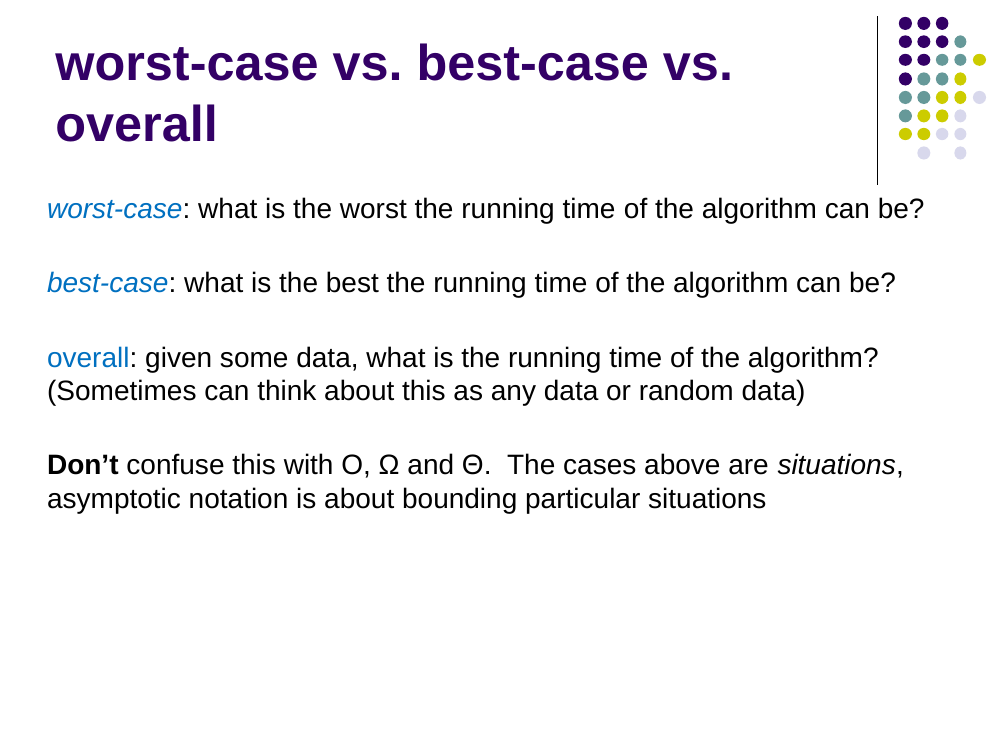
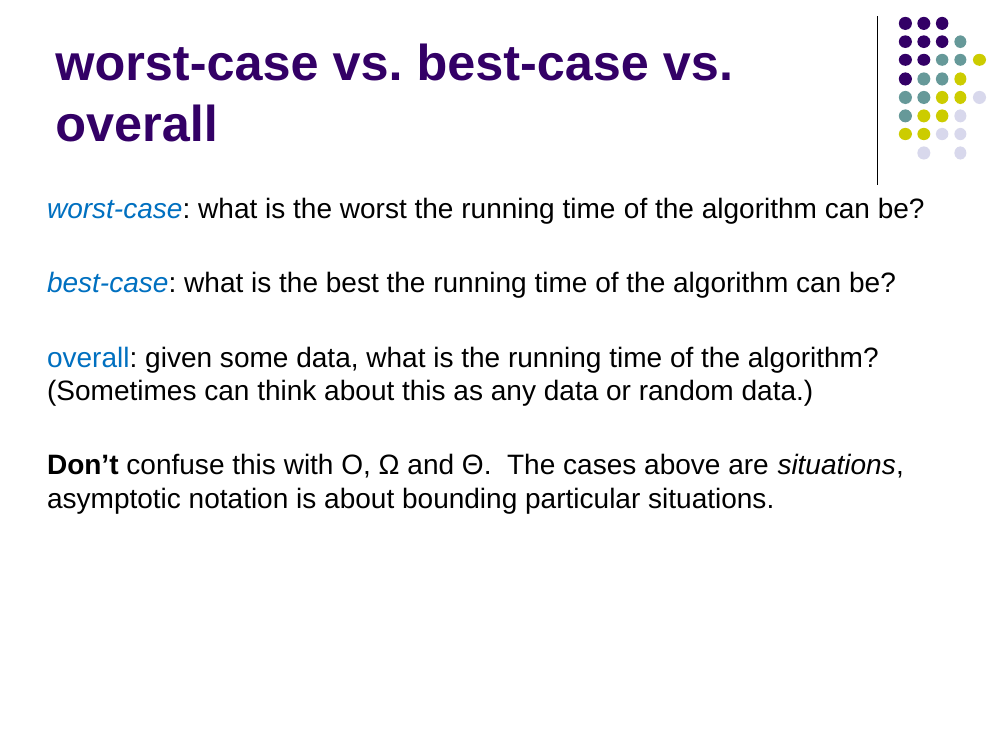
Before and after one commit to Collins-kariuk/Algorithms, a slide deck: slide 49 of Lectures/Lecture 02_Big O.pptx. Drawn at 1008x756 pixels with LibreOffice and Linux fonts; fonts in the diff are those of the drawing. Boxes give left, top, right and bottom in pixels: in the first picture for what was removed or moved away, otherwise in the second. Text is boxed around its words. In the diff, an @@ line names an element or a change of style, - is before the commit and + after.

```diff
--- a/Lectures/Lecture 02_Big O.pptx
+++ b/Lectures/Lecture 02_Big O.pptx
@@ text at <box>47,346,904,513</box>: text changed @@
-overall: given some data, what is the running time of the algorithm? (Sometimes can think about this as any data or random data)
-Don’t confuse this with O, Ω and Θ. The cases above are situations, asymptotic notation is about bounding particular situations
+overall: given some data, what is the running time of the algorithm? (Sometimes can think about this as any data or random data.)
+Don’t confuse this with O, Ω and Θ. The cases above are situations, asymptotic notation is about bounding particular situations.
```
Also in this commit, not shown: 14 other slides changed.
